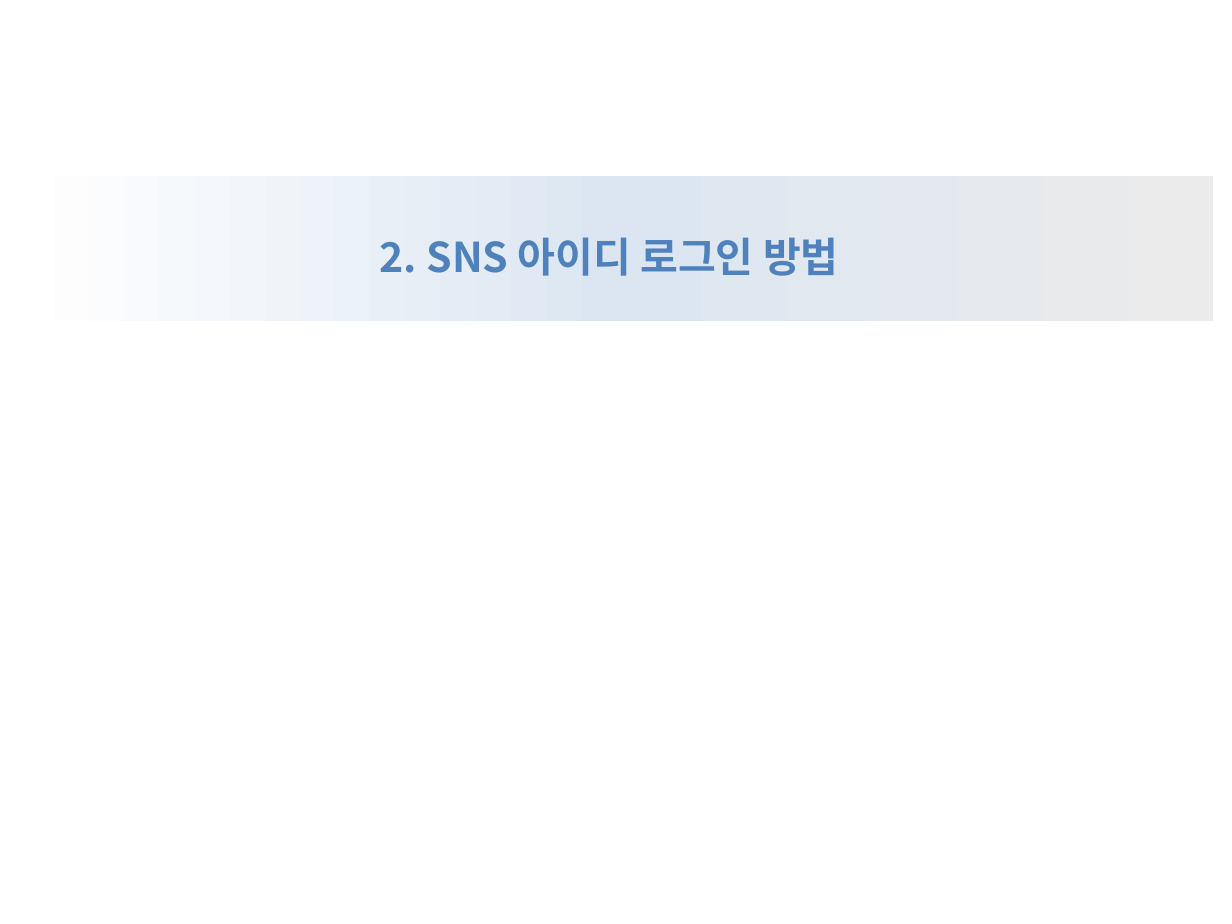
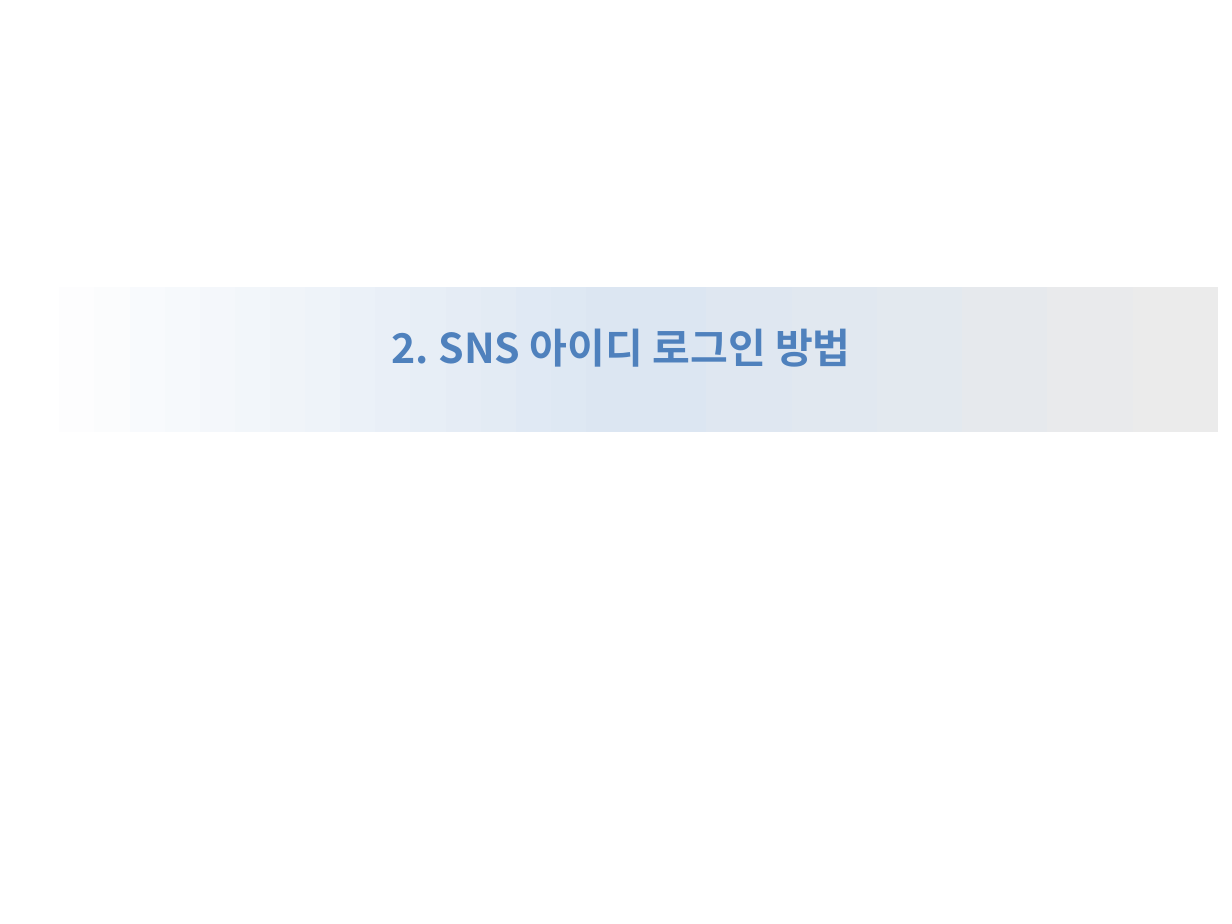
Before and after one commit to miniplugin/human, a slide deck: slide 5 of git_img/projectv1.1_manual.pptx. Drawn at 1232x924 pixels with LibreOffice and Linux fonts; fonts in the diff are those of the drawing. Boxes give left, top, right and bottom in pixels: in the first picture for what was removed or moved away, otherwise in the second. Text is boxed around its words. In the diff, an @@ line names an element or a change of style, - is before the commit and + after.

```diff
--- a/git_img/projectv1.1_manual.pptx
+++ b/git_img/projectv1.1_manual.pptx
@@ rectangle: place and size @@
-rectangle at [18,176,1212,322]
+rectangle at [25,287,1218,432]
@@ text "2. SNS 아이디 로그인 방법": place and size @@
-text "2. SNS 아이디 로그인 방법" at [379,237,839,276]
+text "2. SNS 아이디 로그인 방법" at [392,328,851,367]
@@ text "2. SNS 아이디 로그인 방법" at [392,328,851,367]: indent changed @@
```
Also in this commit, not shown: 3 other slides changed, 24 slides added, 3 slides removed, 1 other file.
